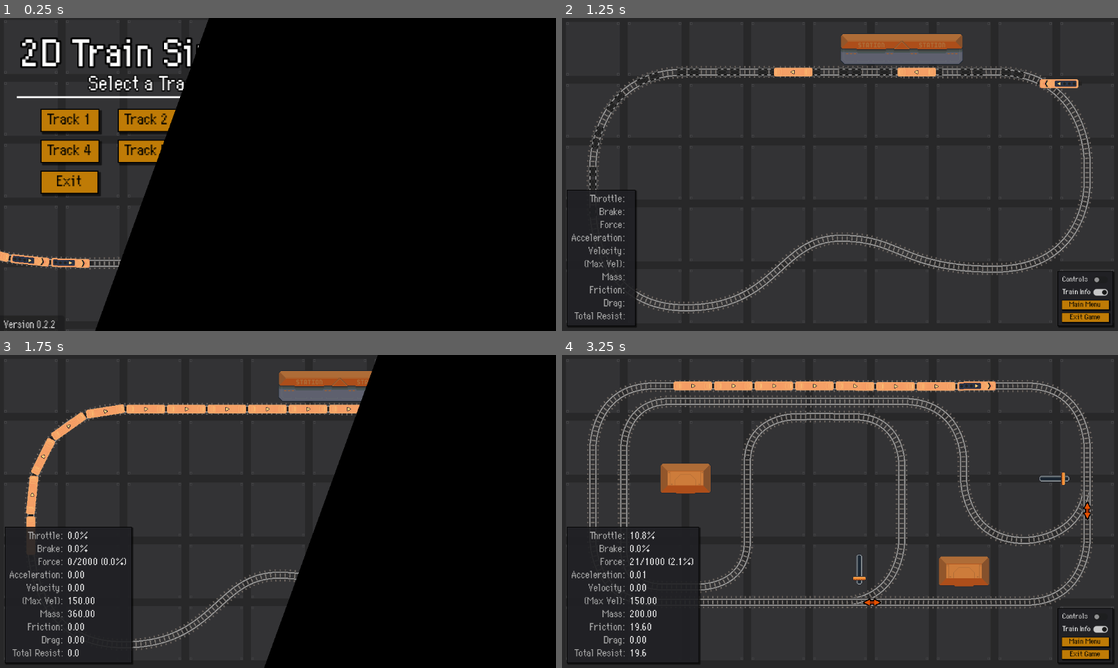
Above: before the commit, frames 1-4 (two rows, left to right).
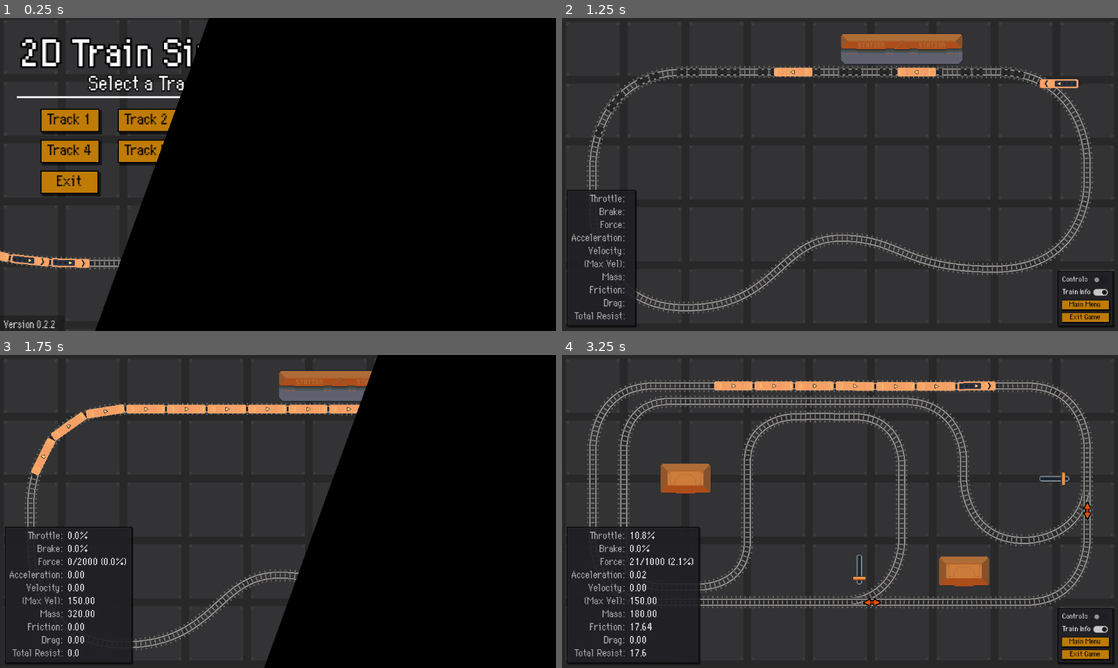
Above: after the commit, the same moments.

Repository: moonbench/simple-godot-train
Game: Godot game, scene res://Demo/Scenes/Game.tscn
Same seed, same stepped clock (60 frames per second), same inputs: the game is played once before the commit and once after it. The engine's default icon, where the game draws it, is replaced by a stand-in: a white triangle on a blue panel in a dark square.
Inputs (mouse positions are in pixels of both pictures, inside the frame that each line leads up to):
- Up to frame 1 (0.25 s): no input
- Up to frame 2 (1.25 s): click "Track 1" at 0.5 s
- Up to frame 3 (1.75 s): click "Main Menu" at 1.25 s
- Up to frame 4 (3.25 s): click "Track 2" at 2 s; move the mouse to (962, 495) at 2.77 s; hold W (speed_up) from 2.78 s (still down); hold X (cut_throttle) from 2.78 s (still down)

Frame 1 is identical in both runs. In frame 2, less than 0.1% of the frame differs, in the area x 4-7%, y 38-55%; in frame 3, 0.3%, in the area x 4-14%, y 38-84%; in frame 4, 0.3%.

Commit message:
First pre-pass at improving train building

Diff:
--- a/Demo/Scripts/Game.gd
+++ b/Demo/Scripts/Game.gd
@@ -44,53 +44,13 @@
 	add_child(e2)
 	train.add_vehicle(e2)
 
+	for _i in range(14):
+		_add_car_to_train(train)
+
+	train.throttle_percent = 0.4
+	train.velocity = 42.0
+
+func _add_car_to_train(train: Train) -> void:
 	var car = load("res://Scenes/TrainVehicle.tscn").instantiate()
 	add_child(car)
 	train.add_vehicle(car)
-
-	car = load("res://Scenes/TrainVehicle.tscn").instantiate()
-	add_child(car)
-	train.add_vehicle(car)
-
-	car = load("res://Scenes/TrainVehicle.tscn").instantiate()
-	add_child(car)
-	train.add_vehicle(car)
-
-	car = load("res://Scenes/TrainVehicle.tscn").instantiate()
-	add_child(car)
-	train.add_vehicle(car)
-
-	car = load("res://Scenes/TrainVehicle.tscn").instantiate()
-	add_child(car)
-	train.add_vehicle(car)
-
-	car = load("res://Scenes/TrainVehicle.tscn").instantiate()
-	add_child(car)
-	train.add_vehicle(car)
-
-	car = load("res://Scenes/TrainVehicle.tscn").instantiate()
-	add_child(car)
-	train.add_vehicle(car)
-
-	car = load("res://Scenes/TrainVehicle.tscn").instantiate()
-	add_child(car)
-	train.add_vehicle(car)
-
-	car = load("res://Scenes/TrainVehicle.tscn").instantiate()
-	add_child(car)
-	train.add_vehicle(car)
-
-	car = load("res://Scenes/TrainVehicle.tscn").instantiate()
-	add_child(car)
-	train.add_vehicle(car)
-
-	car = load("res://Scenes/TrainVehicle.tscn").instantiate()
-	add_child(car)
-	train.add_vehicle(car)
-
-	car = load("res://Scenes/TrainVehicle.tscn").instantiate()
-	add_child(car)
-	train.add_vehicle(car)
-
-	train.throttle_percent = 0.4
-	train.velocity = 42.0
--- a/Demo/Scripts/TestTracks1.gd
+++ b/Demo/Scripts/TestTracks1.gd
@@ -14,56 +14,16 @@
 	add_child(e2)
 	train.add_vehicle(e2)
 
+	for _i in range(10):
+		_add_car_to_train(train)
+
+	UI.add_driving_ui()
+	train.train_info.connect(UI.driving_ui.update_train_info)
+
+func _add_car_to_train(train: Train) -> void:
 	var car = load("res://Scenes/TrainVehicle.tscn").instantiate()
 	add_child(car)
 	train.add_vehicle(car)
 
-	car = load("res://Scenes/TrainVehicle.tscn").instantiate()
-	add_child(car)
-	train.add_vehicle(car)
-
-	car = load("res://Scenes/TrainVehicle.tscn").instantiate()
-	add_child(car)
-	train.add_vehicle(car)
-
-	car = load("res://Scenes/TrainVehicle.tscn").instantiate()
-	add_child(car)
-	train.add_vehicle(car)
-
-	car = load("res://Scenes/TrainVehicle.tscn").instantiate()
-	add_child(car)
-	train.add_vehicle(car)
-
-	car = load("res://Scenes/TrainVehicle.tscn").instantiate()
-	add_child(car)
-	train.add_vehicle(car)
-
-	car = load("res://Scenes/TrainVehicle.tscn").instantiate()
-	add_child(car)
-	train.add_vehicle(car)
-
-	car = load("res://Scenes/TrainVehicle.tscn").instantiate()
-	add_child(car)
-	train.add_vehicle(car)
-
-	car = load("res://Scenes/TrainVehicle.tscn").instantiate()
-	add_child(car)
-	train.add_vehicle(car)
-
-	car = load("res://Scenes/TrainVehicle.tscn").instantiate()
-	add_child(car)
-	train.add_vehicle(car)
-
-	car = load("res://Scenes/TrainVehicle.tscn").instantiate()
-	add_child(car)
-	train.add_vehicle(car)
-
-	car = load("res://Scenes/TrainVehicle.tscn").instantiate()
-	add_child(car)
-	train.add_vehicle(car)
-
-	UI.add_driving_ui()
-	train.train_info.connect(UI.driving_ui.update_train_info)
-
 func _on_timer_timeout() -> void:
 	_setup_train()
--- a/Demo/Scripts/TestTracks2.gd
+++ b/Demo/Scripts/TestTracks2.gd
@@ -14,36 +14,16 @@
 	#add_child(e2)
 	#train.add_vehicle(e2)
 
+	for _i in range(6):
+		_add_car_to_train(train)
+
+	UI.add_driving_ui()
+	train.train_info.connect(UI.driving_ui.update_train_info)
+
+func _add_car_to_train(train: Train) -> void:
 	var car = load("res://Scenes/TrainVehicle.tscn").instantiate()
 	add_child(car)
 	train.add_vehicle(car)
 
-	car = load("res://Scenes/TrainVehicle.tscn").instantiate()
-	add_child(car)
-	train.add_vehicle(car)
-
-	car = load("res://Scenes/TrainVehicle.tscn").instantiate()
-	add_child(car)
-	train.add_vehicle(car)
-
-	car = load("res://Scenes/TrainVehicle.tscn").instantiate()
-	add_child(car)
-	train.add_vehicle(car)
-
-	car = load("res://Scenes/TrainVehicle.tscn").instantiate()
-	add_child(car)
-	train.add_vehicle(car)
-
-	car = load("res://Scenes/TrainVehicle.tscn").instantiate()
-	add_child(car)
-	train.add_vehicle(car)
-
-	car = load("res://Scenes/TrainVehicle.tscn").instantiate()
-	add_child(car)
-	train.add_vehicle(car)
-
-	UI.add_driving_ui()
-	train.train_info.connect(UI.driving_ui.update_train_info)
-
 func _on_timer_timeout() -> void:
 	_setup_train()
--- a/Demo/Scripts/TestTracks3.gd
+++ b/Demo/Scripts/TestTracks3.gd
@@ -13,56 +13,16 @@
 	add_child(e2)
 	train.add_vehicle(e2)
 
+	for _i in range(10):
+		_add_car_to_train(train)
+
+	UI.add_driving_ui()
+	train.train_info.connect(UI.driving_ui.update_train_info)
+
+func _add_car_to_train(train: Train) -> void:
 	var car = load("res://Scenes/TrainVehicle.tscn").instantiate()
 	add_child(car)
 	train.add_vehicle(car)
 
-	car = load("res://Scenes/TrainVehicle.tscn").instantiate()
-	add_child(car)
-	train.add_vehicle(car)
-
-	car = load("res://Scenes/TrainVehicle.tscn").instantiate()
-	add_child(car)
-	train.add_vehicle(car)
-
-	car = load("res://Scenes/TrainVehicle.tscn").instantiate()
-	add_child(car)
-	train.add_vehicle(car)
-
-	car = load("res://Scenes/TrainVehicle.tscn").instantiate()
-	add_child(car)
-	train.add_vehicle(car)
-
-	car = load("res://Scenes/TrainVehicle.tscn").instantiate()
-	add_child(car)
-	train.add_vehicle(car)
-
-	car = load("res://Scenes/TrainVehicle.tscn").instantiate()
-	add_child(car)
-	train.add_vehicle(car)
-
-	car = load("res://Scenes/TrainVehicle.tscn").instantiate()
-	add_child(car)
-	train.add_vehicle(car)
-
-	car = load("res://Scenes/TrainVehicle.tscn").instantiate()
-	add_child(car)
-	train.add_vehicle(car)
-
-	car = load("res://Scenes/TrainVehicle.tscn").instantiate()
-	add_child(car)
-	train.add_vehicle(car)
-
-	car = load("res://Scenes/TrainVehicle.tscn").instantiate()
-	add_child(car)
-	train.add_vehicle(car)
-
-	car = load("res://Scenes/TrainVehicle.tscn").instantiate()
-	add_child(car)
-	train.add_vehicle(car)
-
-	UI.add_driving_ui()
-	train.train_info.connect(UI.driving_ui.update_train_info)
-
 func _on_timer_timeout() -> void:
 	_setup_train()
--- a/Demo/Scripts/TestTracks4.gd
+++ b/Demo/Scripts/TestTracks4.gd
@@ -13,58 +13,18 @@
 	add_child(e2)
 	train.add_vehicle(e2)
 
-	var car = load("res://Scenes/TrainVehicle.tscn").instantiate()
-	add_child(car)
-	train.add_vehicle(car)
-
-	car = load("res://Scenes/TrainVehicle.tscn").instantiate()
-	add_child(car)
-	train.add_vehicle(car)
-
-	car = load("res://Scenes/TrainVehicle.tscn").instantiate()
-	add_child(car)
-	train.add_vehicle(car)
-
-	car = load("res://Scenes/TrainVehicle.tscn").instantiate()
-	add_child(car)
-	train.add_vehicle(car)
-
-	car = load("res://Scenes/TrainVehicle.tscn").instantiate()
-	add_child(car)
-	train.add_vehicle(car)
-
-	car = load("res://Scenes/TrainVehicle.tscn").instantiate()
-	add_child(car)
-	train.add_vehicle(car)
-
-	car = load("res://Scenes/TrainVehicle.tscn").instantiate()
-	add_child(car)
-	train.add_vehicle(car)
-
-	car = load("res://Scenes/TrainVehicle.tscn").instantiate()
-	add_child(car)
-	train.add_vehicle(car)
-
-	car = load("res://Scenes/TrainVehicle.tscn").instantiate()
-	add_child(car)
-	train.add_vehicle(car)
-
-	car = load("res://Scenes/TrainVehicle.tscn").instantiate()
-	add_child(car)
-	train.add_vehicle(car)
-
-	car = load("res://Scenes/TrainVehicle.tscn").instantiate()
-	add_child(car)
-	train.add_vehicle(car)
-
-	car = load("res://Scenes/TrainVehicle.tscn").instantiate()
-	add_child(car)
-	train.add_vehicle(car)
+	for _i in range(14):
+		_add_car_to_train(train)
 
 	UI.add_driving_ui()
 	train.train_info.connect(UI.driving_ui.update_train_info)
 
 	engine.add_child(load("res://Demo/Scenes/ChaseCamera.tscn").instantiate())
 
+func _add_car_to_train(train: Train) -> void:
+	var car = load("res://Scenes/TrainVehicle.tscn").instantiate()
+	add_child(car)
+	train.add_vehicle(car)
+
 func _on_timer_timeout() -> void:
 	_setup_train()
--- a/Demo/Scripts/TestTracks5.gd
+++ b/Demo/Scripts/TestTracks5.gd
@@ -14,58 +14,18 @@
 	add_child(e2)
 	train.add_vehicle(e2)
 
-	var car = load("res://Scenes/TrainVehicle.tscn").instantiate()
-	add_child(car)
-	train.add_vehicle(car)
-
-	car = load("res://Scenes/TrainVehicle.tscn").instantiate()
-	add_child(car)
-	train.add_vehicle(car)
-
-	car = load("res://Scenes/TrainVehicle.tscn").instantiate()
-	add_child(car)
-	train.add_vehicle(car)
-
-	car = load("res://Scenes/TrainVehicle.tscn").instantiate()
-	add_child(car)
-	train.add_vehicle(car)
-
-	car = load("res://Scenes/TrainVehicle.tscn").instantiate()
-	add_child(car)
-	train.add_vehicle(car)
-
-	car = load("res://Scenes/TrainVehicle.tscn").instantiate()
-	add_child(car)
-	train.add_vehicle(car)
-
-	car = load("res://Scenes/TrainVehicle.tscn").instantiate()
-	add_child(car)
-	train.add_vehicle(car)
-
-	car = load("res://Scenes/TrainVehicle.tscn").instantiate()
-	add_child(car)
-	train.add_vehicle(car)
-
-	car = load("res://Scenes/TrainVehicle.tscn").instantiate()
-	add_child(car)
-	train.add_vehicle(car)
-
-	car = load("res://Scenes/TrainVehicle.tscn").instantiate()
-	add_child(car)
-	train.add_vehicle(car)
-
-	car = load("res://Scenes/TrainVehicle.tscn").instantiate()
-	add_child(car)
-	train.add_vehicle(car)
-
-	car = load("res://Scenes/TrainVehicle.tscn").instantiate()
-	add_child(car)
-	train.add_vehicle(car)
+	for _i in range(20):
+		_add_car_to_train(train)
 
 	UI.add_driving_ui()
 	train.train_info.connect(UI.driving_ui.update_train_info)
 
 	engine.add_child(load("res://Demo/Scenes/ChaseCamera.tscn").instantiate())
 
+func _add_car_to_train(train: Train) -> void:
+	var car = load("res://Scenes/TrainVehicle.tscn").instantiate()
+	add_child(car)
+	train.add_vehicle(car)
+
 func _on_timer_timeout() -> void:
 	_setup_train()
--- a/Demo/Scripts/TestTracks6.gd
+++ b/Demo/Scripts/TestTracks6.gd
@@ -13,58 +13,18 @@
 	add_child(e2)
 	train.add_vehicle(e2)
 
-	var car = load("res://Scenes/TrainVehicle.tscn").instantiate()
-	add_child(car)
-	train.add_vehicle(car)
-
-	car = load("res://Scenes/TrainVehicle.tscn").instantiate()
-	add_child(car)
-	train.add_vehicle(car)
-
-	car = load("res://Scenes/TrainVehicle.tscn").instantiate()
-	add_child(car)
-	train.add_vehicle(car)
-
-	car = load("res://Scenes/TrainVehicle.tscn").instantiate()
-	add_child(car)
-	train.add_vehicle(car)
-
-	car = load("res://Scenes/TrainVehicle.tscn").instantiate()
-	add_child(car)
-	train.add_vehicle(car)
-
-	car = load("res://Scenes/TrainVehicle.tscn").instantiate()
-	add_child(car)
-	train.add_vehicle(car)
-
-	car = load("res://Scenes/TrainVehicle.tscn").instantiate()
-	add_child(car)
-	train.add_vehicle(car)
-
-	car = load("res://Scenes/TrainVehicle.tscn").instantiate()
-	add_child(car)
-	train.add_vehicle(car)
-
-	car = load("res://Scenes/TrainVehicle.tscn").instantiate()
-	add_child(car)
-	train.add_vehicle(car)
-
-	car = load("res://Scenes/TrainVehicle.tscn").instantiate()
-	add_child(car)
-	train.add_vehicle(car)
-
-	car = load("res://Scenes/TrainVehicle.tscn").instantiate()
-	add_child(car)
-	train.add_vehicle(car)
-
-	car = load("res://Scenes/TrainVehicle.tscn").instantiate()
-	add_child(car)
-	train.add_vehicle(car)
+	for _i in range(30):
+		_add_car_to_train(train)
 
 	UI.add_driving_ui()
 	train.train_info.connect(UI.driving_ui.update_train_info)
 
 	engine.add_child(load("res://Demo/Scenes/ChaseCamera.tscn").instantiate())
 
+func _add_car_to_train(train: Train) -> void:
+	var car = load("res://Scenes/TrainVehicle.tscn").instantiate()
+	add_child(car)
+	train.add_vehicle(car)
+
 func _on_timer_timeout() -> void:
 	_setup_train()
--- a/Scripts/train.gd
+++ b/Scripts/train.gd
@@ -29,7 +29,6 @@
 var friction := 0.0
 var drag := 0.0
 var acceleration := 0.0
-
 
 func _process(_delta: float) -> void:
 	_emit_status()
